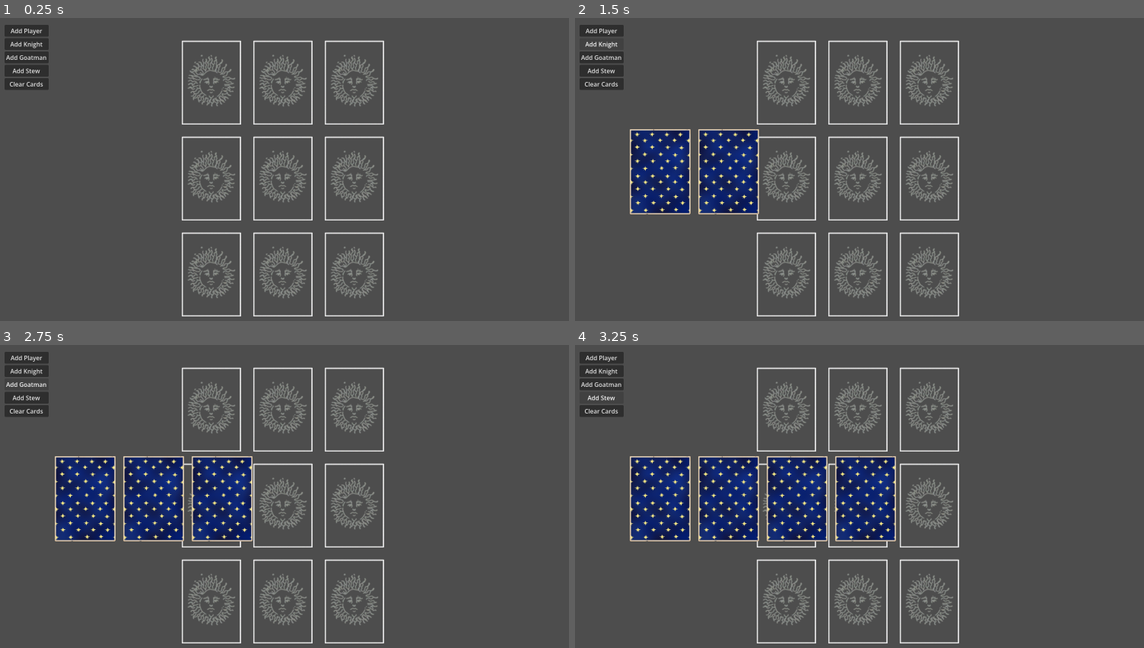
Above: before the commit, frames 1-4 (two rows, left to right).
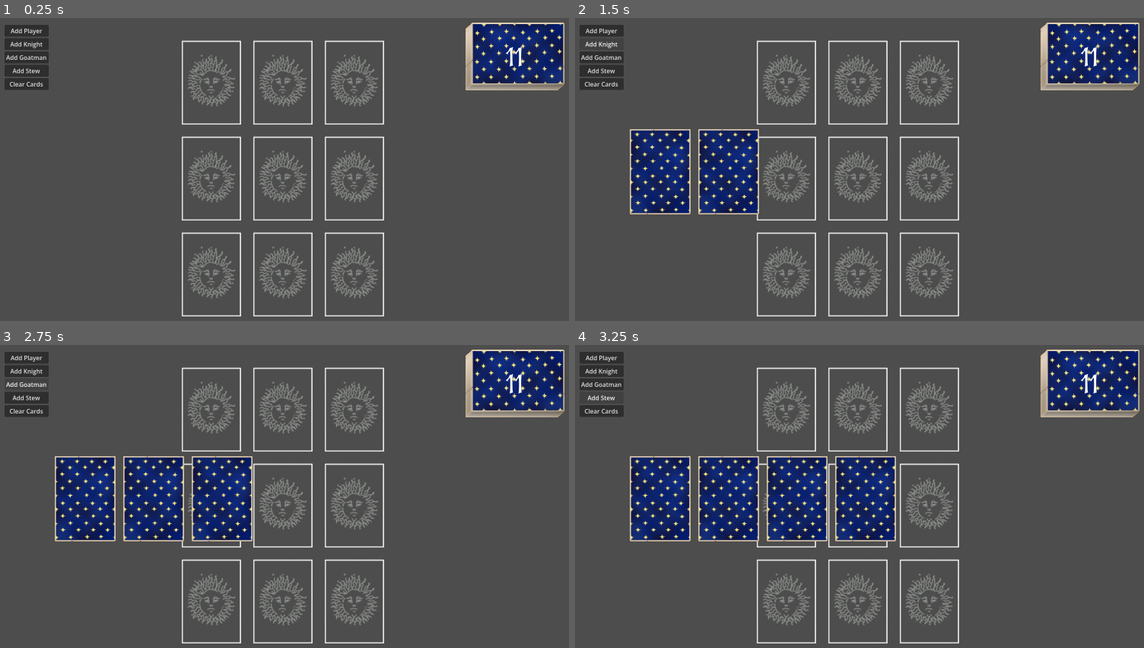
Above: after the commit, the same moments.

Repository: FergusMcLaughlin/Pilgrimage
Game: Godot game, scene res://src/tests/card_test_scene.tscn
Same seed, same stepped clock (60 frames per second), same inputs: the game is played once before the commit and once after it.
Inputs:
- Up to frame 1 (0.25 s): no input
- Up to frame 2 (1.5 s): click "Add Player" at 0.5 s; click "Add Knight" at 1.25 s
- Up to frame 3 (2.75 s): click "Add Goatman" at 2 s
- Up to frame 4 (3.25 s): click "Add Stew" at 2.75 s

The runs differ from the first frame. In frame 1, 3.8% of the frame differs, in the area x 81-100%, y 1-24%; in frame 2, 3.8%; in frame 3, 3.8%; in frame 4, 3.8%.

Commit message:
Adding fixes

Diff:
--- a/project.godot
+++ b/project.godot
@@ -12,7 +12,7 @@
 
 config/name="Pilgrimage-2"
 run/main_scene="uid://clyul5x8wv3wp"
-config/features=PackedStringArray("4.6", "Forward Plus")
+config/features=PackedStringArray("4.7", "Forward Plus")
 config/icon="res://icon.svg"
 
 [autoload]
--- a/src/board/card_slots/card_slot.gd
+++ b/src/board/card_slots/card_slot.gd
@@ -61,7 +61,10 @@
 
 	currentCard = card
 
-	card.reparent(cardAnchor, false)
+	if card.get_parent() == null:
+		cardAnchor.add_child(card)
+	else:
+		card.reparent(cardAnchor, false)
 	card.position = Vector2.ZERO
 	card.rotation = 0.0
 	card.scale = Vector2.ONE
--- a/src/cards/card.gd
+++ b/src/cards/card.gd
@@ -43,7 +43,7 @@
 	CardStateMachine.setCardState(self, newCardState)
 
 func flipCard() -> void:
-	visuals.flip()
+	await visuals.flip()
 
 func onCardHovered() -> void:
 	if InputManager.cardBeingDragged == null:
--- a/src/cards/card_visuals.gd
+++ b/src/cards/card_visuals.gd
@@ -1,4 +1,4 @@
-extends Control # possible mistake
+extends Control
 class_name CardVisuals
 
 const STAT_COLOUR_NORMAL = Color.BLACK
@@ -33,13 +33,12 @@
 	_updateStatColours()
 
 func _loadCardImage() -> void:
-	var imagePath := "res://assets/images/cards/%s.png" % card.data.name
-	var texture := load(imagePath)
+	var imagePath := card.data.imagePath
+	if imagePath.is_empty() or not ResourceLoader.exists(imagePath):
+		push_warning("Card Visuals: Cannot load picture: " + imagePath)
+		imagePath = "res://assets/images/cards/default_image.png"
 
-	if texture:
-		face.texture = texture
-	else:
-		push_error("Card Visuals: Cant load picture: " + imagePath)
+	face.texture = load(imagePath)
 
 func _updateStatColours() -> void:
 	if card.data.type == "player":
@@ -74,14 +73,19 @@
 	z_as_relative = !isDragging
 	z_index = dragZIndex if isDragging else defaultZIndex
 
-func flip() -> void: # shadow functionality is gone currently
-	var flipTween = card.create_tween()
+func beginFlip() -> Tween:
+	var flipTween := card.create_tween()
 
 	flipTween.tween_property(self, "scale:x", 0.0, 0.15)
 	flipTween.tween_callback(func(): _toggleCardVisibility())
 	flipTween.tween_property(self, "scale:x", 1.0, 0.15)
 
 	GlobalSignalBus.emitCardFlipped(card)
+	return flipTween
+
+func flip() -> void:
+	var flipTween := beginFlip()
+	await flipTween.finished
 
 func _toggleCardVisibility() -> void:
 	var componenets = [face, back, nameLable, healthLable, attackLable]
--- a/src/decks/deck.gd
+++ b/src/decks/deck.gd
@@ -1,8 +1,7 @@
 extends Control
 class_name Deck
 
-var cardsInDeck: Array[String] = []
-var _createCard := CreateCard.new()
+var deckCardBag := DeckCardBag.new()
 
 func _ready() -> void:
 	#deckVisuals.init(self)
@@ -13,79 +12,38 @@
 	pass
 
 func initialiseDeck(Ids: Array[String], shuffleAfter: bool = true) -> void:
-	if Ids.is_empty():
-		push_error("Deck: Cannot initialise with an empty id list.")
-		return
-
-	cardsInDeck = Ids.duplicate()
-	if shuffleAfter:
-		shuffleDeck()
-
+	deckCardBag.initialiseDeck(Ids, shuffleAfter)
 	_refreshDeck()
 
 func shuffleDeck() -> void:
-	cardsInDeck.shuffle()
-	GlobalSignalBus.emitDeckShuffled(self)
+	deckCardBag.shuffleDeck()
+	_refreshDeck()
 
 func getDeckSize() -> int:
-	if cardsInDeck.is_empty():
-		return 0
-
-	return cardsInDeck.size()
+	return deckCardBag.getDeckSize()
 
 func isEmpty() -> bool:
-	return cardsInDeck.is_empty()
+	return deckCardBag.isEmpty()
 
 func addCardToTop(cardId: String) -> void:
-	if cardId.is_empty():
-		push_warning("Deck: Tried to add a null card Id to a deck.")
-		return
-
-	cardsInDeck.push_front(cardId)
+	deckCardBag.addCardToTop(cardId)
 	_refreshDeck()
 
 func addCardToBottom(cardId: String) -> void:
-	if cardId.is_empty():
-		push_warning("Deck: Tried to add a null card Id to a deck.")
-		return
-
-	cardsInDeck.push_back(cardId)
+	deckCardBag.addCardToBottom(cardId)
 	_refreshDeck()
 
+func drawCardId() -> String:
+	var drawnCardId := deckCardBag.drawCardId()
+	_refreshDeck()
+	return drawnCardId
+
 func drawCard() -> Card:
-	if cardsInDeck.is_empty():
-		push_warning("Deck : Cannot draw card from an empty deck.")
-		return
-
-	var drawnCardId = cardsInDeck[0]
-	cardsInDeck.pop_front()
-	_refreshDeck()
-
-	var drawnCard = _createCard.createCard(drawnCardId)
-
-	if drawnCard == null:
-		push_error("Deck : Cannot draw card.")
-		return
-
-	GlobalSignalBus.emitCardDrawnFromDeck(drawnCard)
+	var drawnCard := deckCardBag.drawCard()
 	_refreshDeck()
 	return drawnCard
 
 func drawCardById(Id: String) -> Card:
-	if cardsInDeck.is_empty():
-		push_warning("Deck : Cannot draw card from an empty deck.")
-		GlobalSignalBus.emitDeckEmptied(self)
-		_refreshDeck()
-		return
-
-	if Id.is_empty():
-		push_warning("Deck: Cannot draw card from an empty deck. Deck id: %s" % Id)
-		return
-
-	var drawnCardId = Id
-	cardsInDeck.erase(drawnCardId)
+	var drawnCard := deckCardBag.drawCardById(Id)
 	_refreshDeck()
-
-	var drawnCard = _createCard.createCard(drawnCardId)
-	GlobalSignalBus.emitCardDrawnFromDeck(drawnCard)
 	return drawnCard
--- /dev/null
+++ b/src/decks/deck_card_bag.gd
@@ -0,0 +1,99 @@
+class_name DeckCardBag
+extends RefCounted
+
+var cards: Array[String] = []
+
+var _createCard := CreateCard.new()
+
+func initialiseDeck(Ids: Array[String], shuffleAfter: bool = true) -> void:
+	if Ids.is_empty():
+		push_error("DeckData: Cannot initialise with an empty id list.")
+		return
+
+	cards = Ids.duplicate()
+	if shuffleAfter:
+		shuffleDeck()
+
+func shuffleDeck() -> void:
+	cards.shuffle()
+	GlobalSignalBus.emitDeckShuffled(self)
+
+func getDeckSize() -> int:
+	if cards.is_empty():
+		return 0
+
+	return cards.size()
+
+func isEmpty() -> bool:
+	return cards.is_empty()
+
+func addCardToTop(cardId: String) -> void:
+	if cardId.is_empty():
+		push_warning("DeckData: Tried to add a null card Id to a deck.")
+		return
+
+	cards.push_front(cardId)
+
+func addCardToBottom(cardId: String) -> void:
+	if cardId.is_empty():
+		push_warning("DeckData: Tried to add a null card Id to a deck.")
+		return
+
+	cards.push_back(cardId)
+
+func drawCardId() -> String:
+	if cards.is_empty():
+		push_warning("DeckData: Cannot draw card from an empty deck.")
+		GlobalSignalBus.emitDeckEmptied(self)
+		return ""
+
+	var drawnCardId := cards[0]
+	cards.pop_front()
+
+	if cards.is_empty():
+		GlobalSignalBus.emitDeckEmptied(self)
+
+	return drawnCardId
+
+func drawCard() -> Card:
+	var drawnCardId := drawCardId()
+
+	if drawnCardId == "":
+		return null
+
+	var drawnCard := _createCard.createCard(drawnCardId)
+
+	if drawnCard == null:
+		push_error("DeckData: Cannot create card for id %s." % drawnCardId)
+		return null
+
+	GlobalSignalBus.emitCardDrawnFromDeck(drawnCard)
+	return drawnCard
+
+func drawCardById(Id: String) -> Card:
+	if cards.is_empty():
+		push_warning("DeckData: Cannot draw card from an empty deck.")
+		GlobalSignalBus.emitDeckEmptied(self)
+		return null
+
+	if Id.is_empty():
+		push_warning("DeckData: Cannot draw card with an empty id.")
+		return null
+
+	if Id not in cards:
+		push_warning("DeckData: Id %s is not in the deck." % Id)
+		return null
+
+	cards.erase(Id)
+
+	if cards.is_empty():
+		GlobalSignalBus.emitDeckEmptied(self)
+
+	var drawnCard := _createCard.createCard(Id)
+
+	if drawnCard == null:
+		push_error("DeckData: Cannot create card for id %s." % Id)
+		return null
+
+	GlobalSignalBus.emitCardDrawnFromDeck(drawnCard)
+	return drawnCard
--- /dev/null
+++ b/src/decks/deck_types/journey_deck.gd
@@ -0,0 +1,110 @@
+extends Control
+class_name JourneyDeck
+
+@export var boardController: BoardController
+@export var slotGrid: SlotGrid
+
+@onready var deckVisuals: DeckVisuals = %DeckVisuals
+@onready var deckImage: TextureRect = %DeckImage
+
+var journeyDeckCardBag := DeckCardBag.new()
+var pendingRevealRequests := 0
+var isProcessingRevealQueue := false
+
+const JOURNEY_DECK_PRESET_CARDS: Array[String] = [
+	"M_0001",
+	"M_0002",
+	"M_0003",
+	"M_0004",
+	"M_0005",
+	"M_0006",
+	"M_0007",
+	"M_0008",
+	"M_0009",
+	"M_0010",
+	"M_0011",
+]
+
+func initialiseJourneyDeck(shuffleAfter: bool = true) -> void:
+	journeyDeckCardBag.initialiseDeck(JOURNEY_DECK_PRESET_CARDS, shuffleAfter)
+	deckVisuals.refresh()
+
+func _ready() -> void:
+	deckVisuals.init(self)
+	deckImage.gui_input.connect(_onDeckImageGuiInput)
+
+func getDeckSize() -> int:
+	return journeyDeckCardBag.getDeckSize()
+
+func isEmpty() -> bool:
+	return journeyDeckCardBag.isEmpty()
+
+func revealTopCard(slot: CardSlot) -> Card:
+	if boardController == null:
+		push_error("JourneyDeck: BoardController has not been assigned.")
+		return null
+
+	if slot == null or slot.isOccupied():
+		return null
+
+	var cardToPlace := journeyDeckCardBag.drawCard()
+	if cardToPlace == null:
+		return null
+
+	await deckVisuals.animateCardToSlot(cardToPlace, slot)
+
+	if not boardController.placeCard(cardToPlace, slot):
+		journeyDeckCardBag.addCardToTop(cardToPlace.data.id)
+		cardToPlace.queue_free()
+		return null
+
+	deckVisuals.refresh()
+	return cardToPlace
+
+func fillEmptySlots(grid: SlotGrid) -> void:
+	if grid == null:
+		push_error("JourneyDeck: Cannot fill slots without a SlotGrid.")
+		return
+
+	for slot in grid.getEmptySlots():
+		if isEmpty():
+			return
+
+		await revealTopCard(slot)
+
+func revealToNextEmptySlot() -> Card:
+	if slotGrid == null:
+		push_error("JourneyDeck: SlotGrid has not been assigned.")
+		return null
+
+	var emptySlots := slotGrid.getEmptySlots()
+	if emptySlots.is_empty():
+		return null
+
+	return await revealTopCard(emptySlots[0])
+
+func queueRevealToNextEmptySlot() -> void:
+	pendingRevealRequests += 1
+
+	if not isProcessingRevealQueue:
+		_processRevealQueue()
+
+func _processRevealQueue() -> void:
+	isProcessingRevealQueue = true
+
+	while pendingRevealRequests > 0:
+		pendingRevealRequests -= 1
+
+		if isEmpty():
+			break
+
+		var revealedCard := await revealToNextEmptySlot()
+		if revealedCard == null:
+			break
+
+	pendingRevealRequests = 0
+	isProcessingRevealQueue = false
+
+func _onDeckImageGuiInput(event: InputEvent) -> void:
+	if event is InputEventMouseButton and event.pressed and event.button_index == MOUSE_BUTTON_LEFT:
+		queueRevealToNextEmptySlot()
--- /dev/null
+++ b/src/decks/deck_types/journey_deck.tscn
@@ -0,0 +1,73 @@
+[gd_scene format=3 uid="uid://ct2m7bysjbmkx"]
+
+[ext_resource type="Script" uid="uid://yc7sw7381cdx" path="res://src/decks/deck_types/journey_deck.gd" id="1_journey"]
+[ext_resource type="Script" uid="uid://3k00tqd4x72b" path="res://src/decks/deck_visuals.gd" id="2_kenmf"]
+[ext_resource type="Texture2D" uid="uid://de1g7r5v6y62l" path="res://assets/images/cards/Deck.png" id="2_otmlu"]
+[ext_resource type="Theme" uid="uid://548ab7bk5nlu" path="res://assets/themes/CardLabeltheme.tres" id="3_kenmf"]
+
+[node name="JourneyDeck" type="Control" unique_id=694193839]
+layout_mode = 3
+anchors_preset = 8
+anchor_left = 0.5
+anchor_top = 0.5
+anchor_right = 0.5
+anchor_bottom = 0.5
+grow_horizontal = 2
+grow_vertical = 2
+script = ExtResource("1_journey")
+
+[node name="DeckVisuals" type="Control" parent="." unique_id=167285480]
+unique_name_in_owner = true
+layout_mode = 1
+anchors_preset = 8
+anchor_left = 0.5
+anchor_top = 0.5
+anchor_right = 0.5
+anchor_bottom = 0.5
+grow_horizontal = 2
+grow_vertical = 2
+script = ExtResource("2_kenmf")
+
+[node name="DeckImage" type="TextureRect" parent="DeckVisuals" unique_id=1683385512]
+unique_name_in_owner = true
+layout_mode = 1
+anchors_preset = 8
+anchor_left = 0.5
+anchor_top = 0.5
+anchor_right = 0.5
+anchor_bottom = 0.5
+offset_left = -137.18513
+offset_top = -105.0
+offset_right = 137.18513
+offset_bottom = 105.0
+grow_horizontal = 2
+grow_vertical = 2
+texture = ExtResource("2_otmlu")
+expand_mode = 1
+
+[node name="DeckCountContainer" type="MarginContainer" parent="DeckVisuals" unique_id=1313222926]
+unique_name_in_owner = true
+layout_mode = 1
+anchors_preset = 8
+anchor_left = 0.5
+anchor_top = 0.5
+anchor_right = 0.5
+anchor_bottom = 0.5
+offset_left = -136.05414
+offset_top = -89.75
+offset_right = 136.05414
+offset_bottom = 89.75
+grow_horizontal = 2
+grow_vertical = 2
+mouse_filter = 2
+
+[node name="DeckCount" type="RichTextLabel" parent="DeckVisuals/DeckCountContainer" unique_id=954216034]
+unique_name_in_owner = true
+layout_mode = 2
+mouse_filter = 2
+theme = ExtResource("3_kenmf")
+theme_override_font_sizes/normal_font_size = 70
+text = "0"
+scroll_active = false
+horizontal_alignment = 1
+vertical_alignment = 1
--- /dev/null
+++ b/src/decks/deck_visuals.gd
@@ -0,0 +1,44 @@
+#PLACE HOLDER REPLACE WITH ANIMATION PLAYER
+extends Control
+class_name DeckVisuals
+
+const REVEAL_DURATION := 0.5
+const REVEAL_START_ROTATION := PI / 2.0
+
+@onready var deckCount: RichTextLabel = %DeckCount
+
+var currentCount := 0
+var journeyDeck: JourneyDeck
+
+func init(journeyDeckReference: JourneyDeck) -> void:
+	journeyDeck = journeyDeckReference
+	refresh()
+
+func refresh() -> void:
+	_getCurrentCardCount()
+	deckCount.text = str(currentCount)
+
+func _getCurrentCardCount() -> int:
+	currentCount = journeyDeck.getDeckSize()
+
+	return currentCount
+
+func animateCardToSlot(card: Card, slot: CardSlot) -> void:
+	add_child(card)
+
+	card.global_position = global_position
+	card.rotation = REVEAL_START_ROTATION
+	var targetRotation := (
+		slot.cardAnchor.get_global_transform().get_rotation()
+		- get_global_transform().get_rotation()
+	)
+
+	var tween := create_tween()
+	tween.set_trans(Tween.TRANS_LINEAR)
+	tween.tween_property(card, "global_position", slot.cardAnchor.global_position, REVEAL_DURATION)
+	tween.parallel().tween_property(card, "rotation", targetRotation, REVEAL_DURATION)
+	card.visuals.beginFlip()
+
+	await tween.finished
+	card.global_position = slot.cardAnchor.global_position
+	card.rotation = targetRotation
--- a/src/tests/card_test_scene.gd
+++ b/src/tests/card_test_scene.gd
@@ -1,6 +1,9 @@
 extends Control
 
 @onready var cardsRoot: Control = $CanvasLayer/CardsRoot
+@onready var journeyDeck: JourneyDeck = $JourneyDeck
+@onready var slotGrid: SlotGrid = $SlotGrid
+@onready var boardController: BoardController = $BoardController
 
 @onready var addPlayerButton: Button = $CanvasLayer/Controls/AddPlayerButton
 @onready var addKnightButton: Button = $CanvasLayer/Controls/AddKnightButton
@@ -35,6 +38,9 @@
 	GlobalSignalBus.cardFlipped.connect(_onCardFlipped)
 	GlobalSignalBus.cardStateChanged.connect(_onCardStateChanged)
 
+	journeyDeck.boardController = boardController
+	journeyDeck.slotGrid = slotGrid
+	journeyDeck.initialiseJourneyDeck()
 	_connectButtons()
 
 	if debug_stat_cycle:
--- a/src/tests/card_test_scene.tscn
+++ b/src/tests/card_test_scene.tscn
@@ -1,7 +1,9 @@
 [gd_scene format=3 uid="uid://clyul5x8wv3wp"]
 
 [ext_resource type="Script" uid="uid://cr1cg85g3flen" path="res://src/tests/card_test_scene.gd" id="1_ir41h"]
+[ext_resource type="PackedScene" uid="uid://ct2m7bysjbmkx" path="res://src/decks/deck_types/journey_deck.tscn" id="3_1djoe"]
 [ext_resource type="PackedScene" uid="uid://blctrx7s18xp4" path="res://src/board/slot_grid/slot_grid.tscn" id="3_dntrw"]
+[ext_resource type="PackedScene" uid="uid://bcdeqjuhbeylp" path="res://src/board/board_controller/board_controller.tscn" id="4_board"]
 
 [node name="CardTestScene" type="Control" unique_id=484959055]
 layout_mode = 3
@@ -50,3 +52,13 @@
 
 [node name="SlotGrid" parent="." unique_id=481412509 instance=ExtResource("3_dntrw")]
 layout_mode = 1
+
+[node name="BoardController" parent="." instance=ExtResource("4_board")]
+SlotGridPath = NodePath("../SlotGrid")
+
+[node name="JourneyDeck" parent="." unique_id=694193839 instance=ExtResource("3_1djoe")]
+layout_mode = 1
+offset_left = 1272.0
+offset_top = 39.0
+offset_right = -53.0
+offset_bottom = -668.0
Binary file added: assets/images/cards/Deck.png
Not shown, added: assets/images/cards/Deck.png.import
Not shown: 1 places in src/decks/deck.tscn that only renumber resources
Empty file removed: src/decks/deckVisuals.gd
Not shown, added: src/decks/deck_card_bag.gd.uid
Not shown, added: src/decks/deck_types/journey_deck.gd.uid
Renamed: src/decks/deckVisuals.gd.uid -> src/decks/deck_visuals.gd.uid
